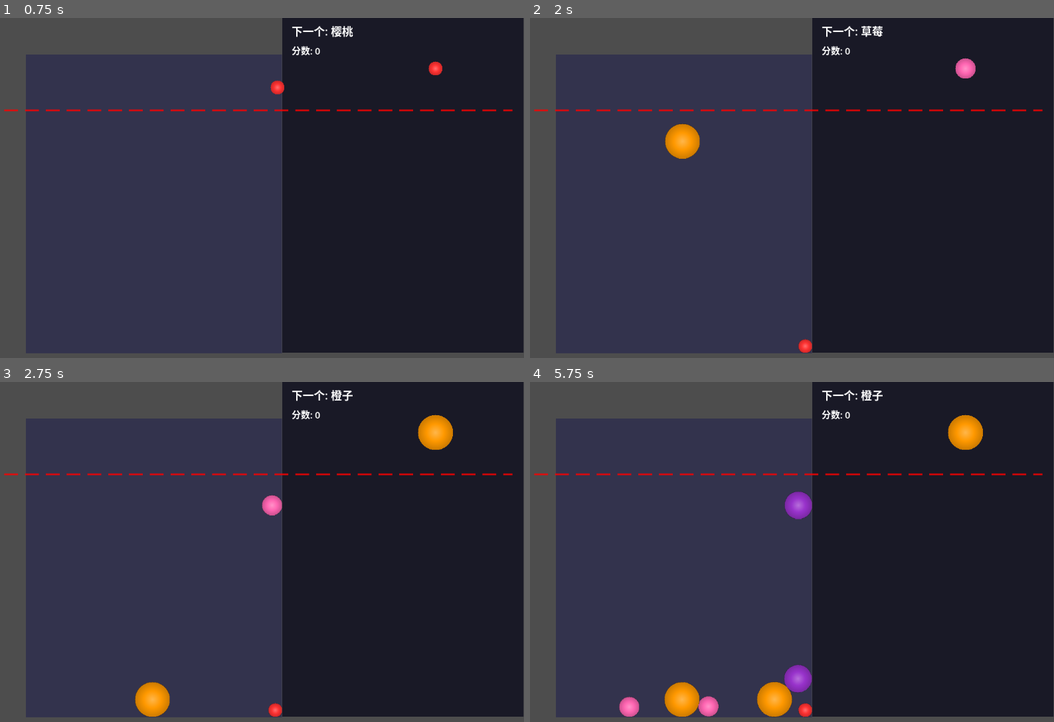
Above: before the commit, frames 1-4 (two rows, left to right).
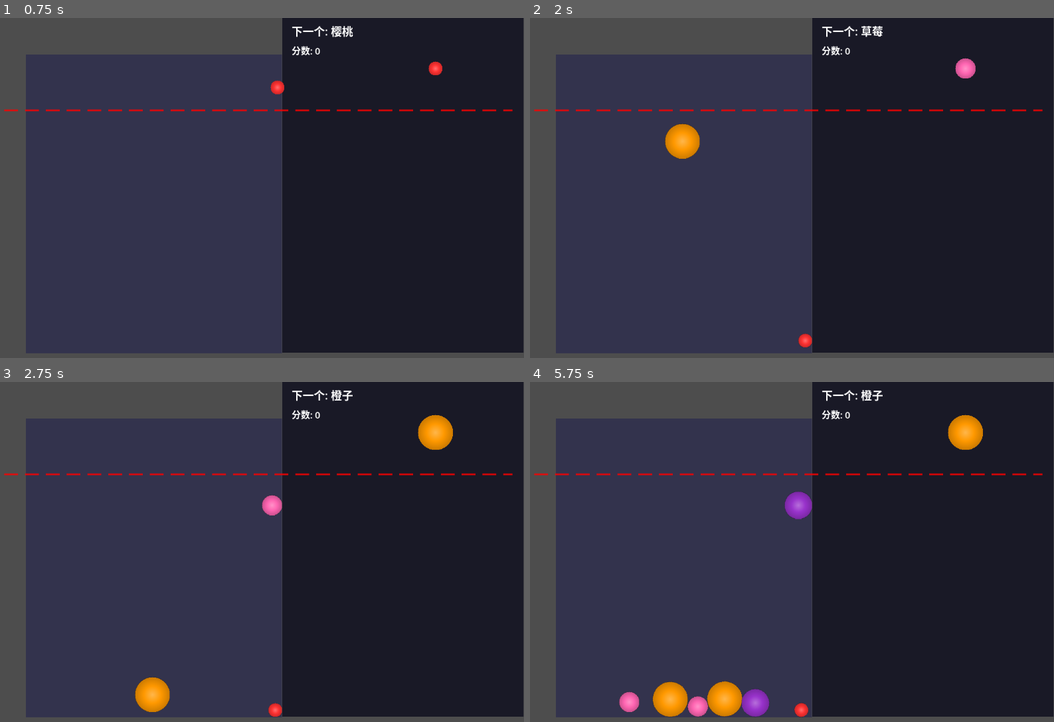
Above: after the commit, the same moments.

Repository: atom32/syn_melon
Game: Godot game, scene res://scenes/Main.tscn
The game is run twice, just before and just after one commit, with the same random seed, the same clock (stepped at 60 frames per second) and the same inputs.
Inputs (mouse positions are in pixels of both pictures, inside the frame that each line leads up to):
- Up to frame 1 (0.75 s): tap Enter at 0.5 s; move the mouse to (377, 194) at 0.52 s; click (377, 194) at 0.67 s
- Up to frame 2 (2 s): move the mouse to (681, 232) at 1.27 s; click (681, 232) at 1.42 s
- Up to frame 3 (2.75 s): move the mouse to (309, 490) at 2.02 s; click (309, 490) at 2.17 s
- Up to frame 4 (5.75 s): move the mouse to (760, 657) at 2.77 s; click (760, 657) at 2.92 s; move the mouse to (949, 637) at 3.52 s; click (949, 637) at 3.67 s; move the mouse to (629, 518) at 4.27 s; click (629, 518) at 4.42 s; move the mouse to (812, 579) at 5.02 s; click (812, 579) at 5.17 s

Frame 1 is identical in both runs. In frame 2, 0.1% of the frame differs, in the area x 51-54%, y 92-99%; in frame 3, 0.3%; in frame 4, 2.7%, in the area x 16-54%, y 83-99%.

Commit message:
feat: optimize physics feel with material and rotation
- Add unified PhysicsMaterial for all fruits
  * Set friction to 0.3 for smooth sliding
  * Set bounce to 0.15 for subtle rebound effect
  * Enable collision elasticity without flying off screen

- Add random initial angular velocity
  * Random range: -5 to +5 degrees per second
  * Makes fruit falling more dynamic and natural
  * Each fruit has unique rotation behavior

- Improve game physics手感
  * Fruits no longer fall vertically straight down
  * Slight bounce on collision for satisfying feedback
  * Natural rotation adds visual appeal

Co-Authored-By: Claude Sonnet 4.6 <noreply@anthropic.com>

Diff:
--- a/scripts/Fruit.gd
+++ b/scripts/Fruit.gd
@@ -113,6 +113,15 @@
 	collision_layer = 1      # 水果在第 1 层
 	collision_mask = 1       # 水果与第 1 层碰撞（其他水果和地面）
 
+	# 创建统一的物理材质
+	var physics_material = PhysicsMaterial.new()
+	physics_material.friction = 0.3      # 较低的摩擦力，让水果容易滑动
+	physics_material.bounce = 0.15       # 轻微弹性，有微弹效果但不会弹太高
+	physics_material.rough = false       # 光滑表面
+
+	# 应用物理材质
+	physics_material_override = physics_material
+
 	# 设置探测器区域（用于警戒线检测）
 	if has_node("DetectorArea"):
 		var detector = $DetectorArea
@@ -135,6 +144,13 @@
 
 	# 设置初始冷却时间
 	_spawn_cooldown = SPAWN_COOLDOWN_TIME
+
+	# 添加微小的随机初始角速度，让水果掉落时更生动
+	# 范围：-5 到 +5 度每秒
+	var random_angular_velocity = randf_range(-5.0, 5.0)
+	angular_velocity = deg_to_rad(random_angular_velocity)
+
+	print("水果等级 %d 初始化角速度: %.2f 度/秒" % [level, random_angular_velocity])
 
 
 func _physics_process(delta: float) -> void:
